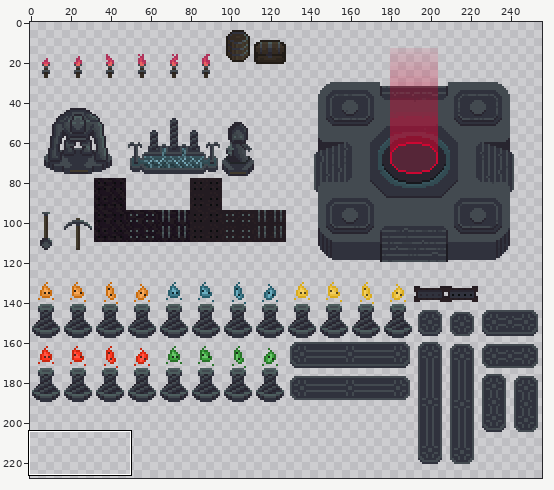
Sprite sheet, stored at assets/Tilesets/props.png. The picture above shows the old version from afar; the outline marks the close-up.
Close-up. Before the edit:
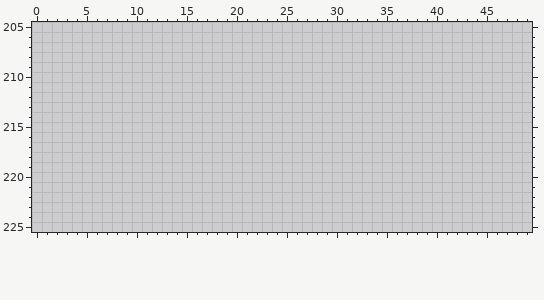
The file is 256x256 pixels. Pixels under 10% opacity are left out. Colours within 5 levels of each other are drawn and written as one. Shown: x 0..49, y 205..225. The old version is drawn lined up with the new one. The wide view leaves out empty margins. The commit also changed other parts of the picture, which this record leaves out.
And afterwards:
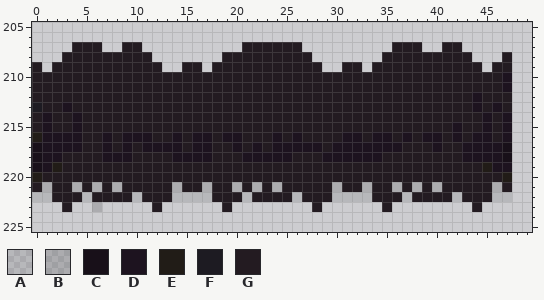
Palette (. is transparent): A #090c0d1c  B #090c0d2b  C #181019  D #1d131f  E #211c17  F #1d1b22  G #231b21
Changes in this commit:
whole drawing moved by +0,-2 (the old picture is shown already moved)
Colour A now appears in row 222 at x 0 to 1, 5, 10, 14 to 17, 21, 26, 30 to 33, 37, 42 and 46 to 47.
Colour B now appears in row 221 at x 1, 4, 6, 8, 14, 17, 20, 22, 24, 30, 33, 36, 38, 40 and 46; in row 223 at x 6.
Colour C now appears in rows 217 to 218 at x 0 and 47; in row 219 at x 0.
Colour D now appears in rows 210 to 211 at x 47; in row 212 at x 44; in row 213 at x 3, 44 and 46; in row 214 at x 1, 4, 45 and 47; in row 215 at x 1, 4, 42, 45 and 47; in row 216 at x 1 to 4, 7, 9 to 11, 14, 16 to 17, 19 to 20, 24, 26, 31 to 32, 34 to 35, 37, 39 to 40, 42, 44 to 45 and 47.
Colour D now appears in row 217 at x 1 to 4, 7, 9, 11 to 14, 16 to 17, 20, 22, 24 to 28, 30 to 36, 40 and 43 to 46; in row 218 at x 1 to 2, 7 to 9, 14 to 17, 21 to 25, 29 to 34 and 43 to 46; in row 219 at x 1 and 46 to 47.
Colour E now appears in row 216 at x 0; in row 219 at x 2 and 45; in row 220 at x 0 and 47.
Colour F now appears in row 213 at x 0.
Colour G now appears in row 207 at x 4 to 6, 9 to 10, 21 to 26, 36 to 38 and 41 to 42; in row 208 at x 3 to 11, 19 to 27, 35 to 43 and 47; in row 209 at x 0, 2 to 12, 15 to 16, 18 to 28, 31 to 32, 34 to 44 and 46 to 47; in rows 210 to 211 at x 0 to 46; in row 212 at x 0 to 43 and 45 to 47; in row 213 at x 1 to 2, 4 to 43, 45 and 47.
Colour G now appears in row 214 at x 0, 2 to 3, 5 to 44 and 46; in row 215 at x 0, 2 to 3, 5 to 41, 43 to 44 and 46; in row 216 at x 5 to 6, 8, 12 to 13, 15, 18, 21 to 23, 25, 27 to 30, 33, 36, 38, 41, 43 and 46; in row 217 at x 5 to 6, 8, 10, 15, 18 to 19, 21, 23, 29, 37 to 39 and 41 to 42; in row 218 at x 3 to 6, 10 to 13, 18 to 20, 26 to 28 and 35 to 42; in row 219 at x 3 to 44.
Colour G now appears in row 220 at x 1 to 46; in row 221 at x 0, 2 to 3, 5, 7, 9 to 13, 15 to 16, 18 to 19, 21, 23, 25 to 29, 31 to 32, 34 to 35, 37, 39, 41 to 45 and 47; in row 222 at x 2 to 4, 6 to 9, 11 to 13, 18 to 20, 22 to 25, 27 to 29, 34 to 36, 38 to 41 and 43 to 45; in row 223 at x 3, 12, 19, 28, 35 and 44.
